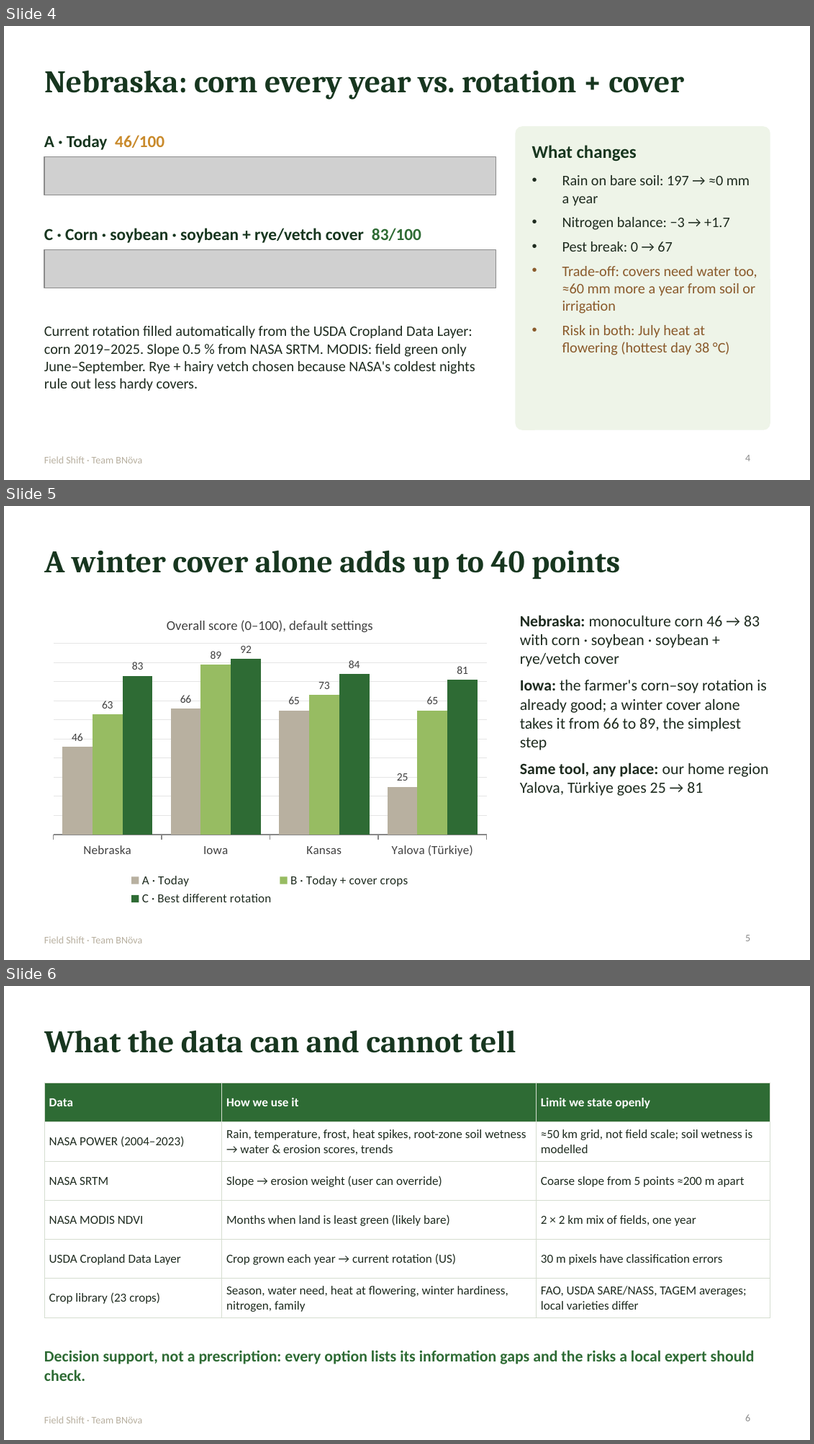
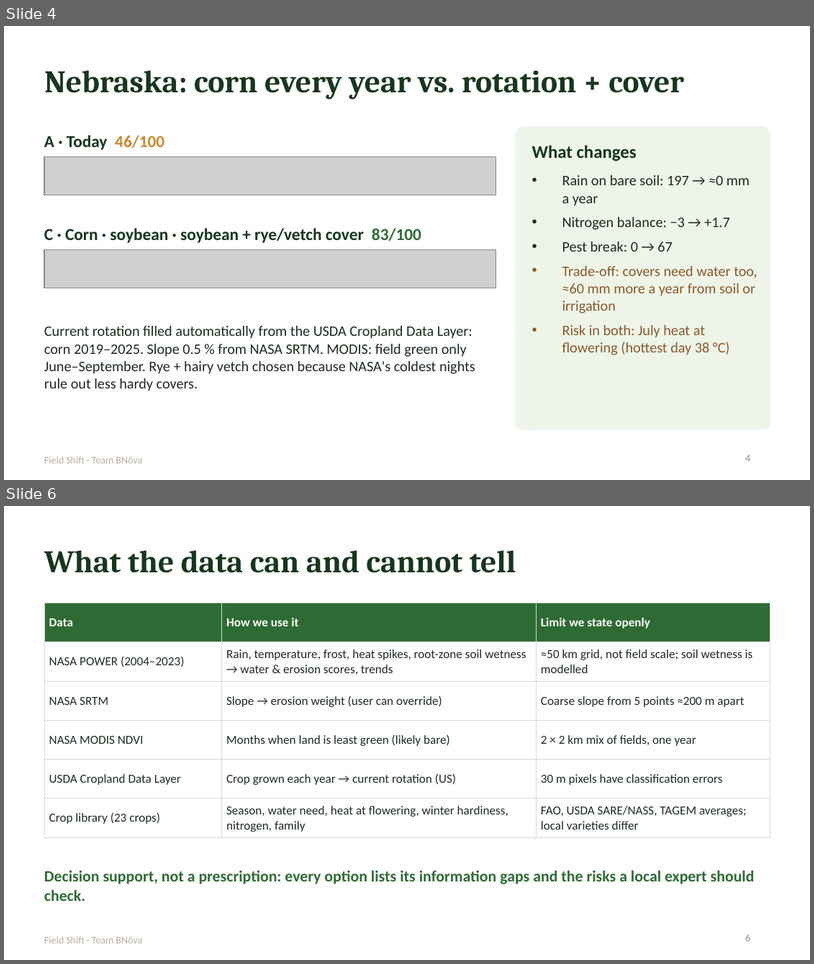
Before and after one commit to LordOmer/bnova-field-shift, a slide deck: presentation/FieldShift_BNova_Pitch.pptx. Shown one above the other, each under a label of ours: slides 4, 5 and 6 before the commit, slides 4 and 6 after it; the slides between them are not shown. The pictures are 814x1444 and 814x964 pixels, drawn with LibreOffice and Linux fonts; fonts in the diff are those of the drawing; grey boxes stand for pictures. Boxes give left, top, right and bottom in pixels: in the first picture for what was removed or moved away, otherwise in the second. Text is boxed around its words. In the diff, an @@ line names an element or a change of style, - is before the commit and + after.

```diff
--- a/presentation/FieldShift_BNova_Pitch.pptx
+++ b/presentation/FieldShift_BNova_Pitch.pptx
@@ slide 5 removed at bbox=[4, 506, 810, 960], background #FFFFFF; not listed: 1 template element that a slide beside it also shows @@
@@ title removed at bbox=[44, 550, 620, 579] @@
-A winter cover alone adds up to 40 points
@@ column chart removed at bbox=[44, 602, 496, 909] @@
-title "Overall score (0–100), default settings"
-categories: Nebraska, Iowa, Kansas, Yalova (Türkiye)
-A · Today: 46, 66, 65, 25
-B · Today + cover crops: 63, 89, 73, 65
-C · Best different rotation: 83, 92, 84, 81
@@ text removed at bbox=[520, 615, 769, 795] @@
-Nebraska: monoculture corn 46 → 83 with corn · soybean · soybean + rye/vetch cover
-Iowa: the farmer's corn–soy rotation is already good; a winter cover alone takes it from 66 to 89, the simplest step
-Same tool, any place: our home region Yalova, Türkiye goes 25 → 81
@@ page number removed at bbox=[746, 934, 751, 941] @@
-5
```
Also in this commit, not shown: 1 slide added, 2 other files.
